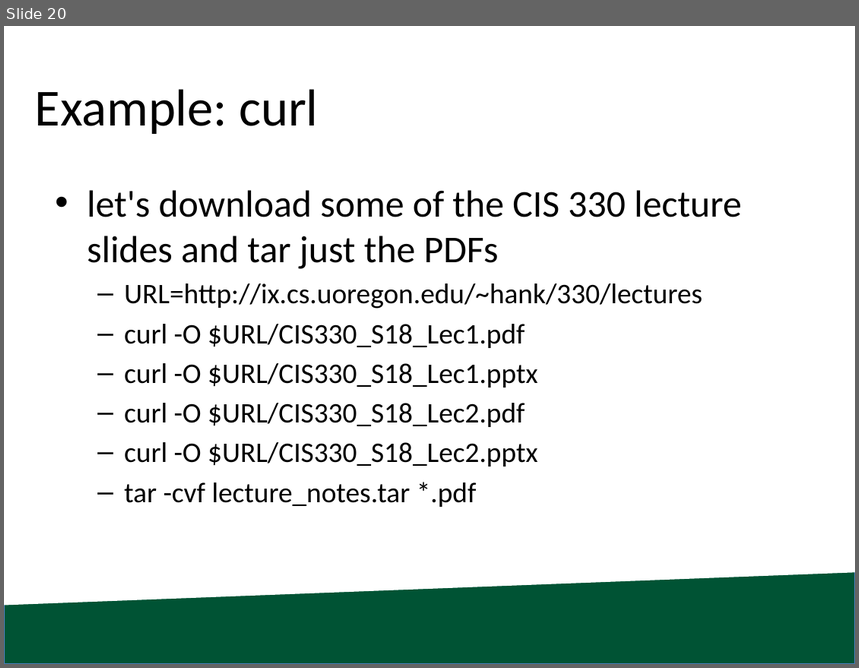
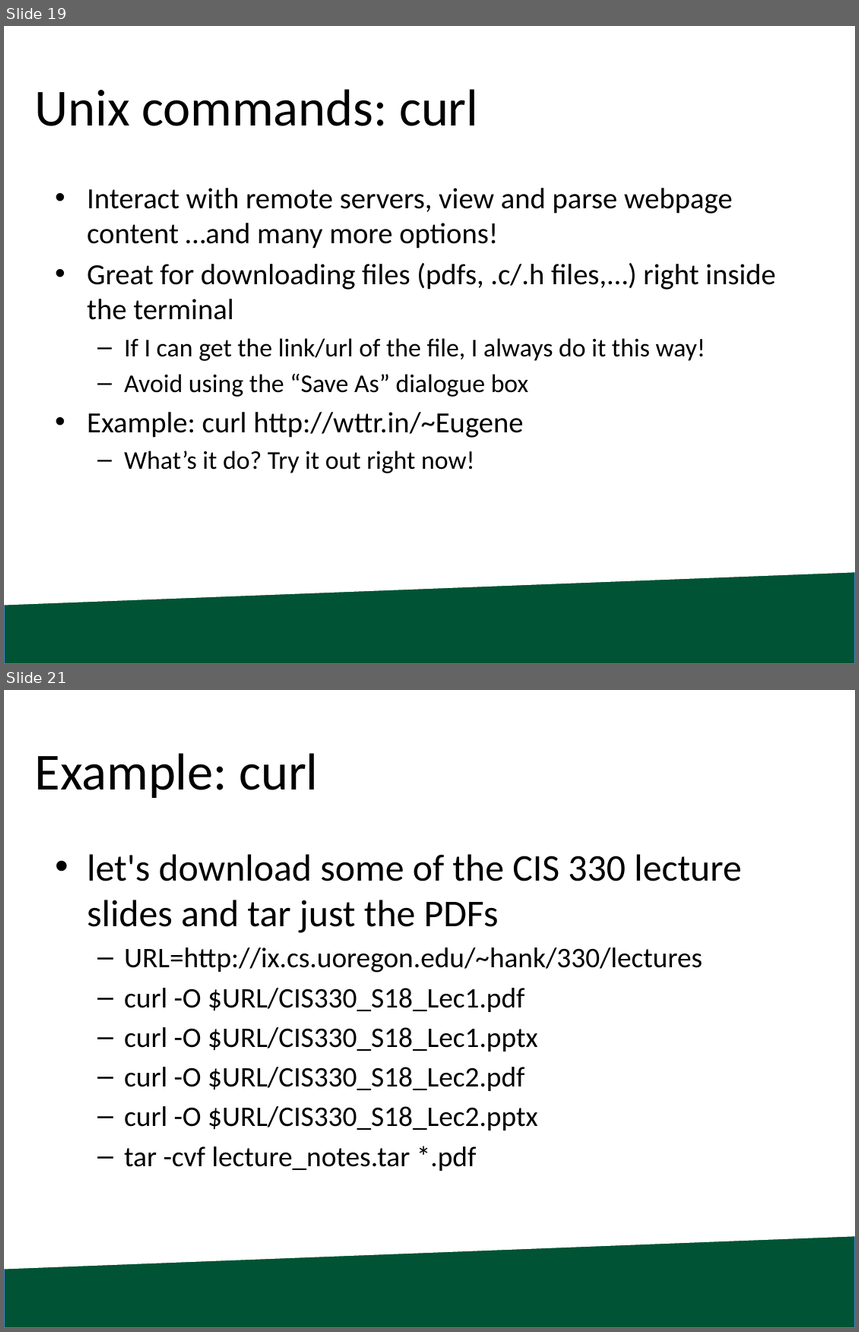
Before and after one commit to blessley/cis330, a slide deck: lab2/CIS330_S18_Lab2.pptx. Shown one above the other, each under a label of ours: slide 20 before the commit, slides 19 and 21 after it; the slides between them are not shown. The pictures are 859x668 and 859x1332 pixels, drawn with LibreOffice and Linux fonts; fonts in the diff are those of the drawing; background and template pictures are left out. Boxes give left, top, right and bottom in pixels: in the first picture for what was removed or moved away, otherwise in the second. Text is boxed around its words. In the diff, an @@ line names an element or a change of style, - is before the commit and + after.

```diff
--- a/lab2/CIS330_S18_Lab2.pptx
+++ b/lab2/CIS330_S18_Lab2.pptx
@@ slide 19 added at (4,26,855,664), background #FFFFFF; not listed: 2 template elements that a slide beside it also shows @@
@@ title added at (35,89,478,126), 44 pt, text #000000 @@
+Unix commands: curl
@@ text added at (87,188,775,474), 24.8 pt, text #000000 @@
+• Interact with remote servers, view and parse webpage content …and many more options!
+• Great for downloading files (pdfs, .c/.h files,…) right inside the terminal
+  – If I can get the link/url of the file, I always do it this way!
+  – Avoid using the “Save As” dialogue box
+• Example: curl http://wttr.in/~Eugene
+  – What’s it do? Try it out right now!
@@ what was slide 20 is now slide 21 @@
```
Also in this commit, not shown: 6 slides changed, 5 other files.
